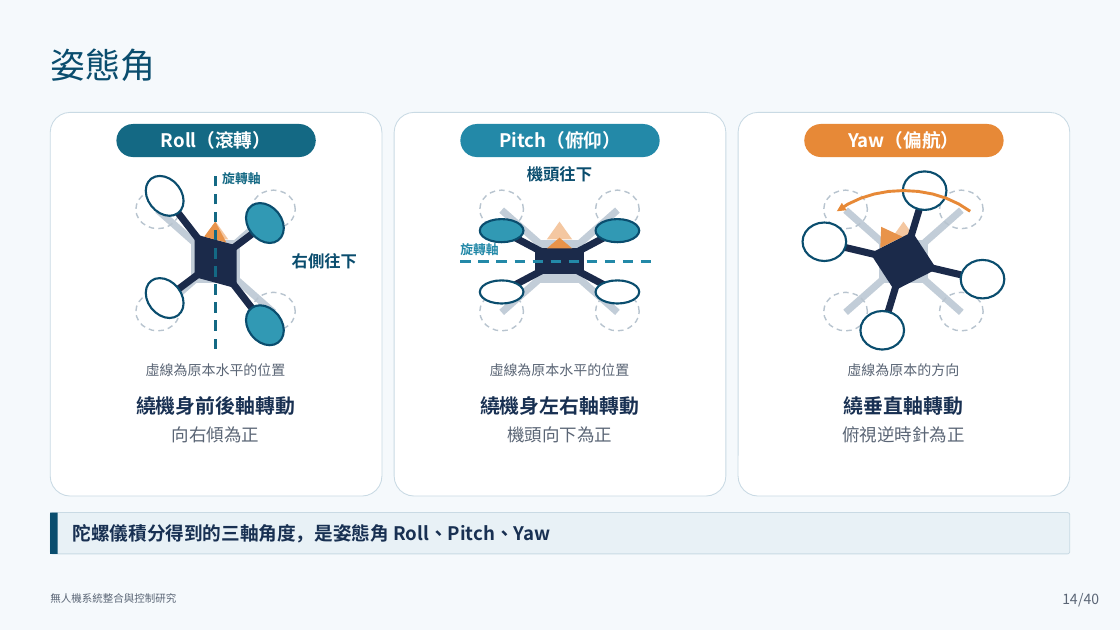
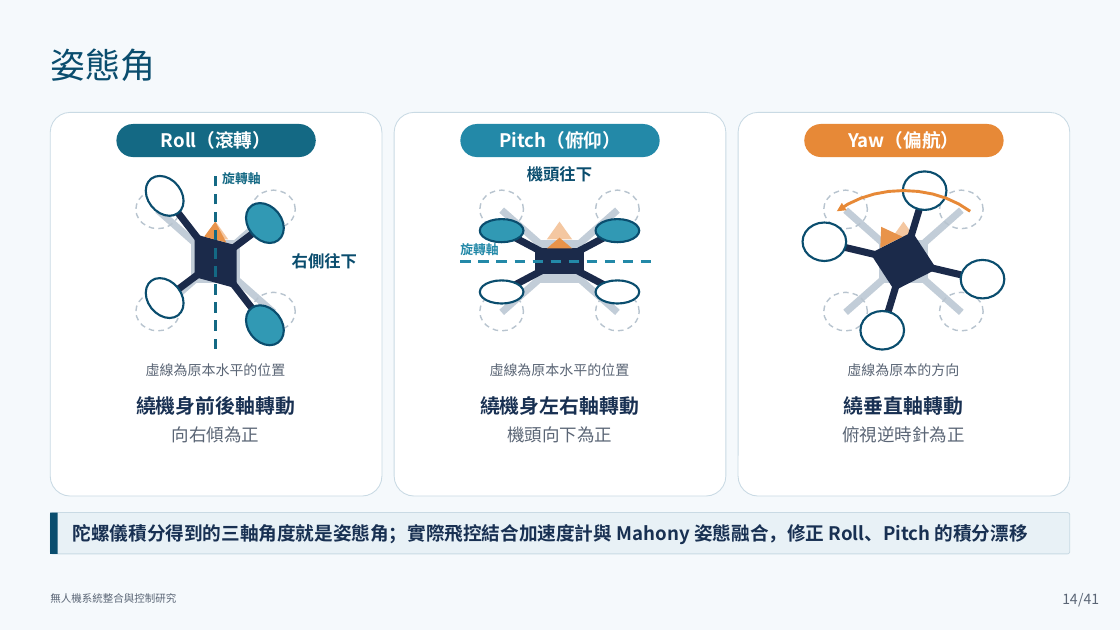
Before and after one commit to lingken1028/-, a slide deck: slide 14 of 無人機系統整合與控制研究_口試簡報 2.pptx. Drawn at 1120x630 pixels with LibreOffice and Linux fonts; fonts in the diff are those of the drawing. Boxes give left, top, right and bottom in pixels: in the first picture for what was removed or moved away, otherwise in the second. Text is boxed around its words. In the diff, an @@ line names an element or a change of style, - is before the commit and + after.

```diff
--- a/無人機系統整合與控制研究_口試簡報 2.pptx
+++ b/無人機系統整合與控制研究_口試簡報 2.pptx
@@ text at <box>73,524,1028,544</box>: text changed @@
-陀螺儀積分得到的三軸角度，是姿態角 Roll、Pitch、Yaw
+陀螺儀積分得到的三軸角度就是姿態角；實際飛控結合加速度計與 Mahony 姿態融合，修正 Roll、Pitch 的積分漂移
@@ text at <box>1078,593,1099,607</box>: text changed @@
-/40
+/41
```
Also in this commit, not shown: 82 other slides changed, 2 slides added.
